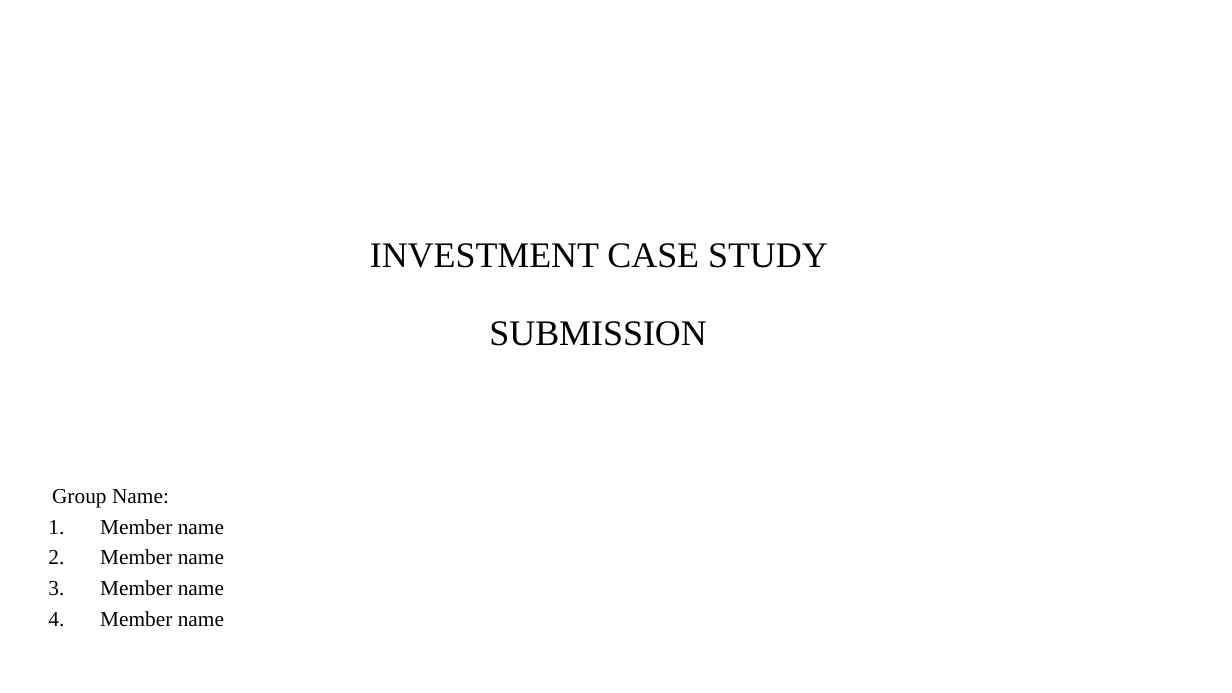
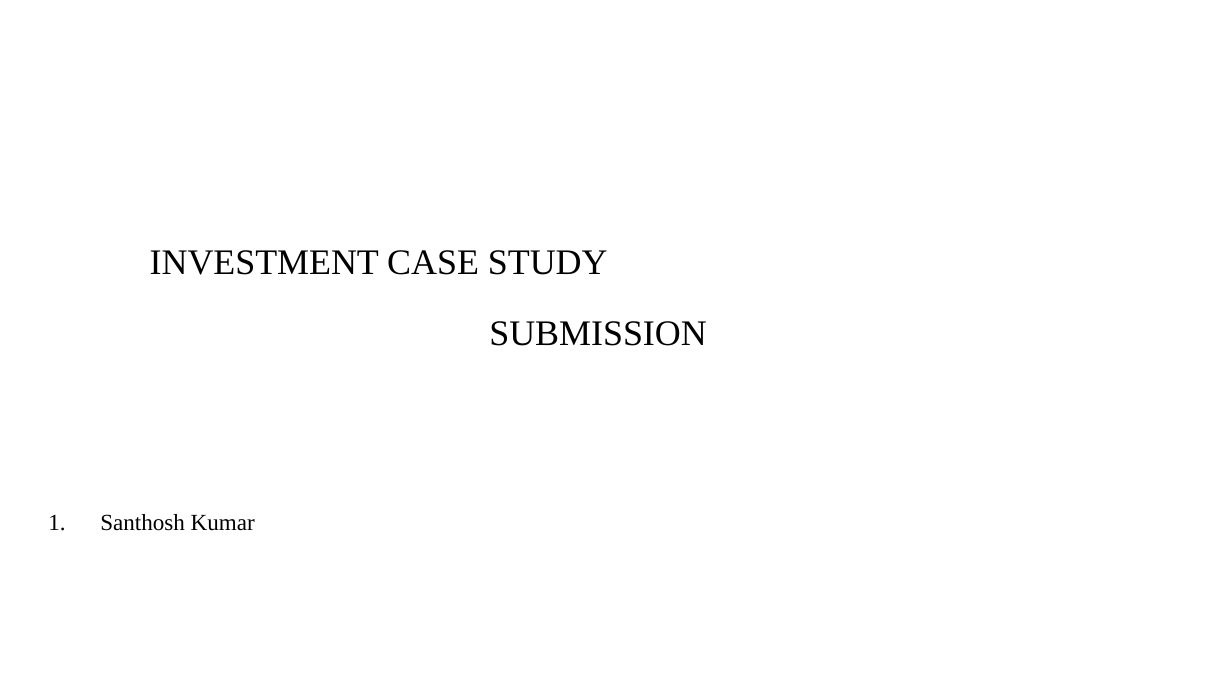
Before and after one commit to santhoshpkumar/Spark-Funds-Investment-CaseStudy, a slide deck: slide 1 of Spark Funds Presentation.pptx. Drawn at 1232x693 pixels with LibreOffice and Linux fonts; fonts in the diff are those of the drawing; background and template pictures are left out. Boxes give left, top, right and bottom in pixels: in the first picture for what was removed or moved away, otherwise in the second. Text is boxed around its words. In the diff, an @@ line names an element or a change of style, - is before the commit and + after.

```diff
--- a/Spark Funds Presentation.pptx
+++ b/Spark Funds Presentation.pptx
@@ text at (150,250,706,346): text changed @@
-INVESTMENT CASE STUDY
-SUBMISSION
+INVESTMENT CASE STUDY
+SUBMISSION
@@ text at (100,514,255,531): text changed; size 16.6 to 18 pt @@
-Group Name:
-1. Member name
-2. Member name
-3. Member name
-4. Member name
+1. Santhosh Kumar
```
Also in this commit, not shown: 9 other slides changed, 3 other files.
